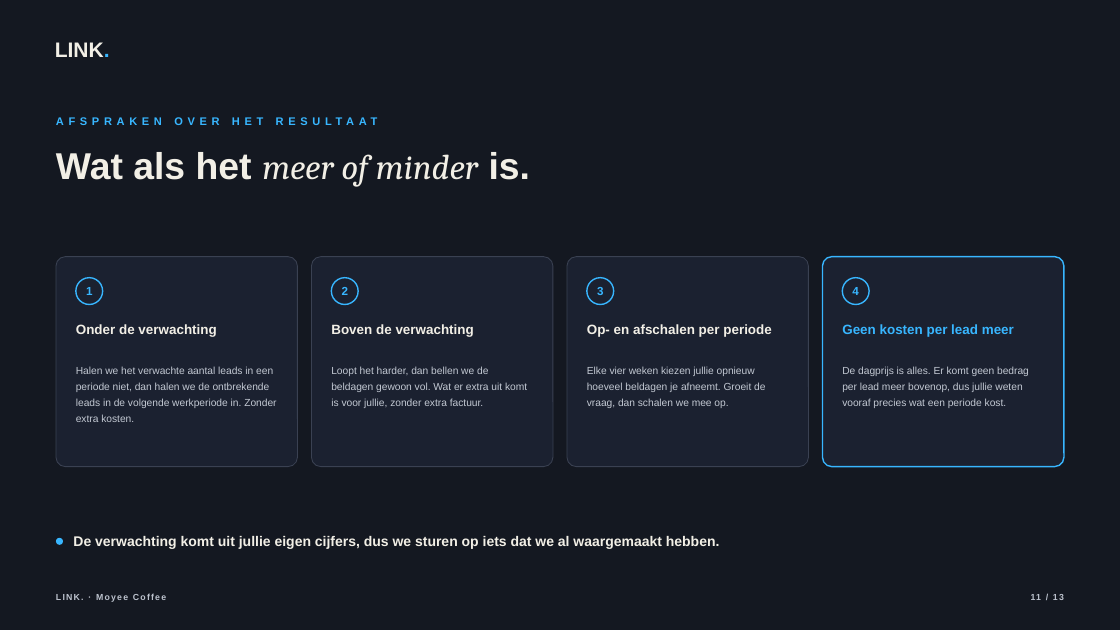
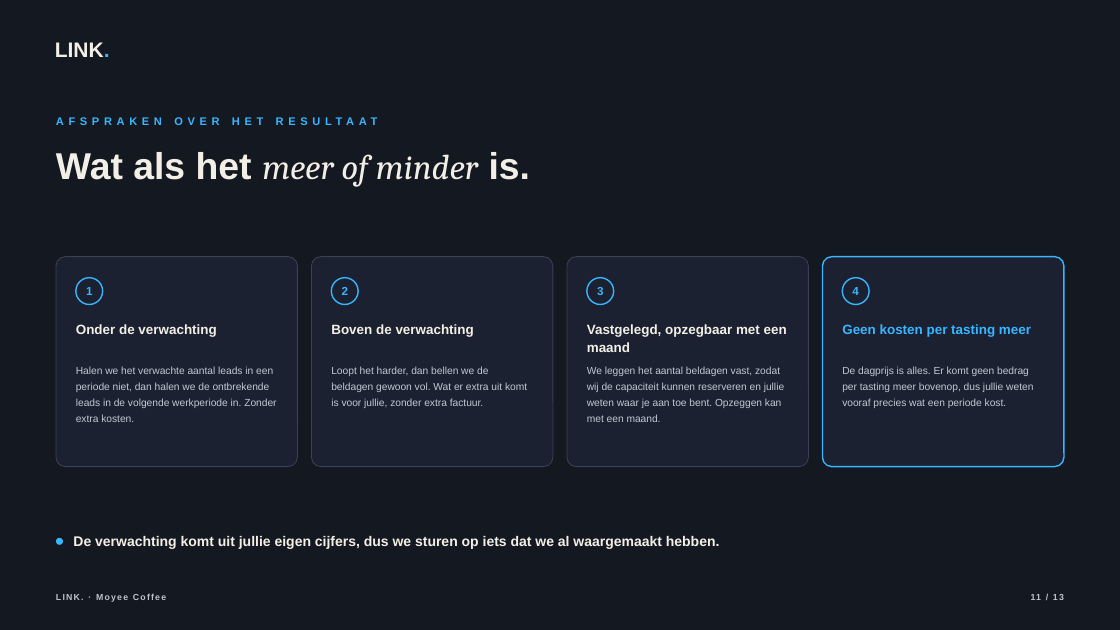
Before and after one commit to hens-lang/Test, a slide deck: slide 11 of output/LINK. voorstel Moyee Coffee.pptx. Drawn at 1120x630 pixels with LibreOffice and Linux fonts; fonts in the diff are those of the drawing. Boxes give left, top, right and bottom in pixels: in the first picture for what was removed or moved away, otherwise in the second. Text is boxed around its words. In the diff, an @@ line names an element or a change of style, - is before the commit and + after.

```diff
--- a/output/LINK. voorstel Moyee Coffee.pptx
+++ b/output/LINK. voorstel Moyee Coffee.pptx
@@ text at [587,324,787,352]: text changed @@
-Op- en afschalen per periode
+Vastgelegd, opzegbaar met een maand
@@ text at [842,324,1031,337]: text changed @@
-Geen kosten per lead meer
+Geen kosten per tasting meer
@@ text at [587,366,784,422]: text changed @@
-Elke vier weken kiezen jullie opnieuw hoeveel beldagen je afneemt. Groeit de vraag, dan schalen we mee op.
+We leggen het aantal beldagen vast, zodat wij de capaciteit kunnen reserveren en jullie weten waar je aan toe bent. Opzeggen kan met een maand.
@@ text at [842,366,1033,408]: text changed @@
-De dagprijs is alles. Er komt geen bedrag per lead meer bovenop, dus jullie weten vooraf precies wat een periode kost.
+De dagprijs is alles. Er komt geen bedrag per tasting meer bovenop, dus jullie weten vooraf precies wat een periode kost.
```
Also in this commit, not shown: 3 other slides changed, 9 other files.
